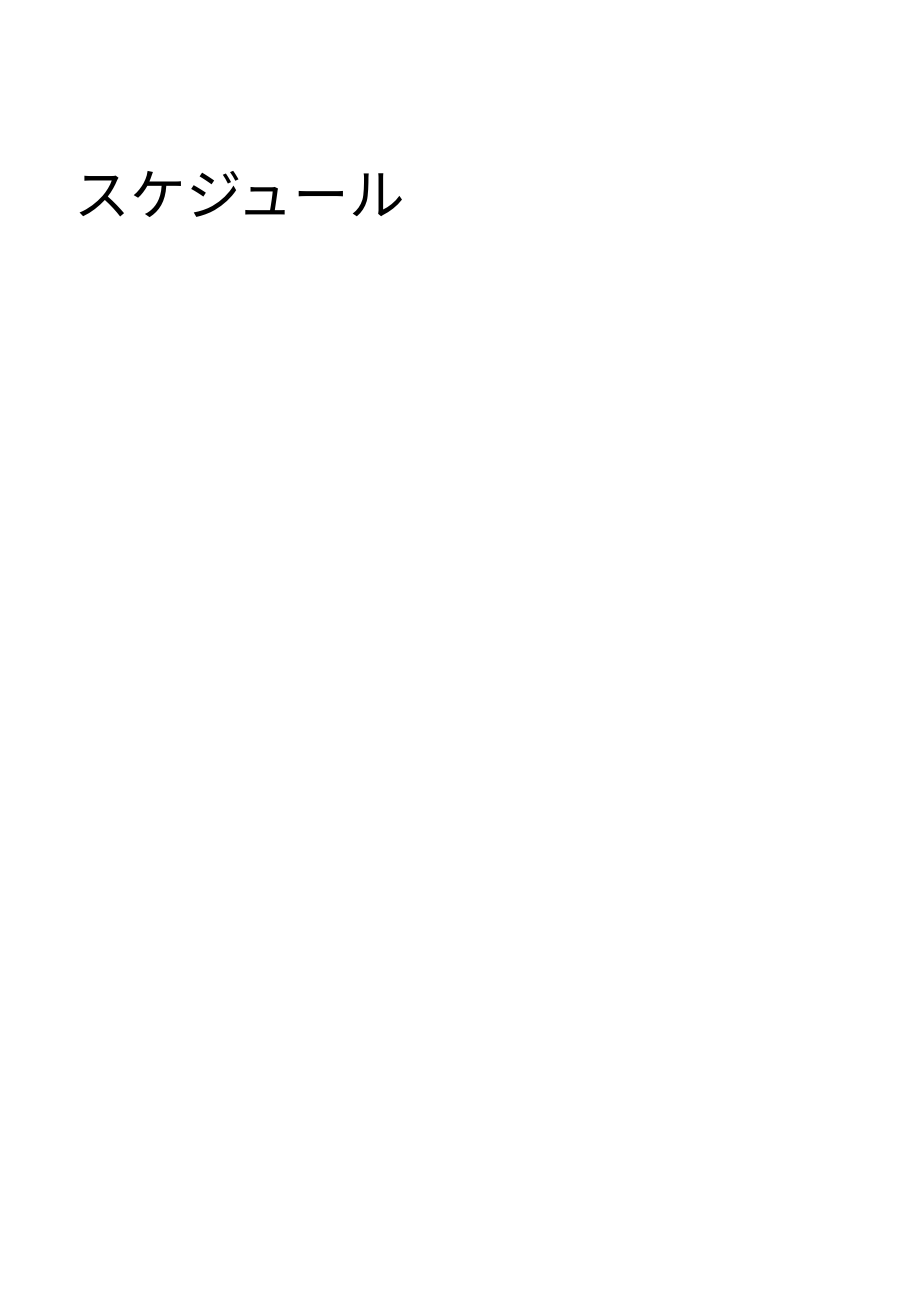
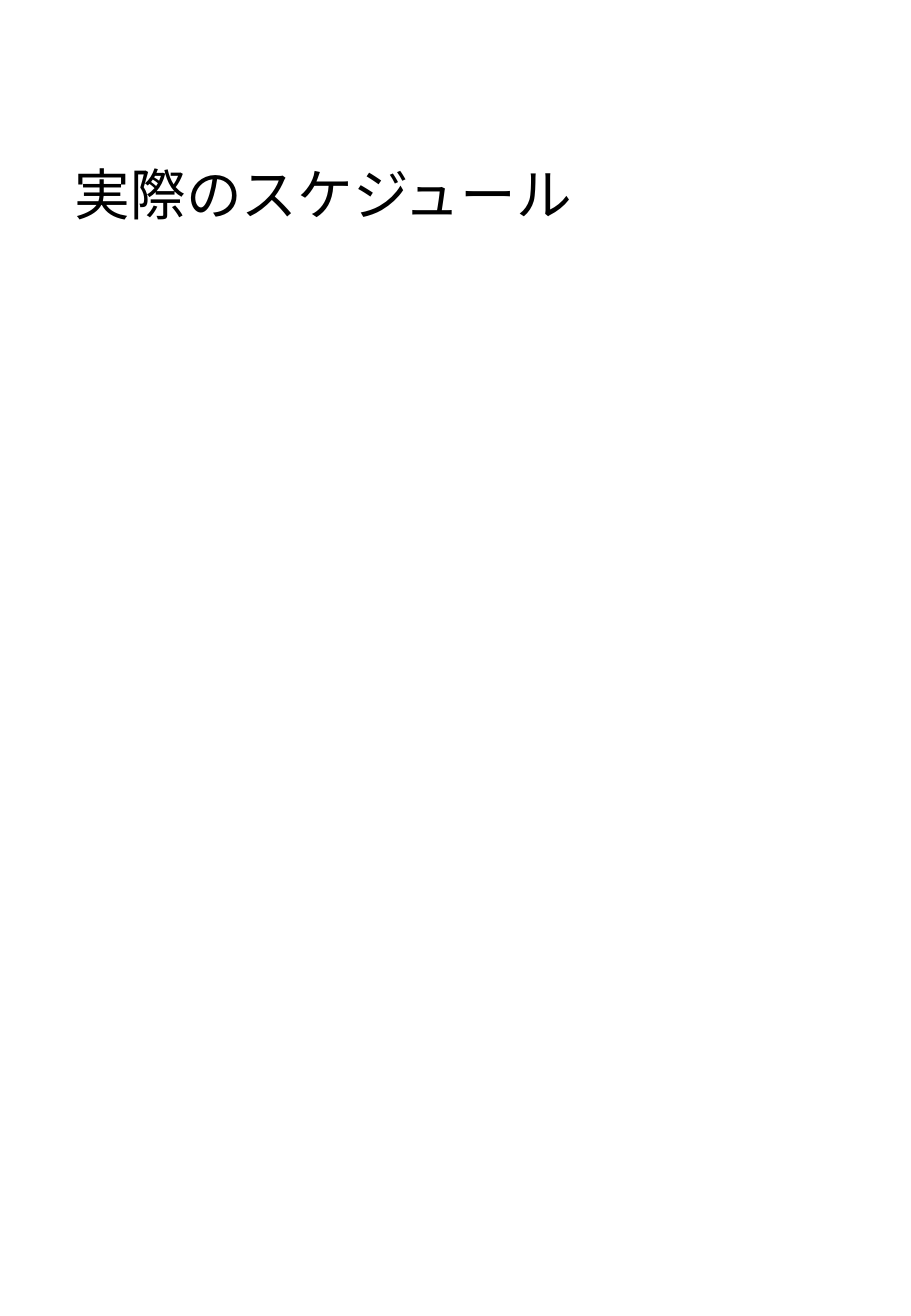
Before and after one commit to TomoyaKanazaki/Graduation, a slide deck: slide 9 of 99_pranning/卒プレアーカイブ.pptx (slide 8 before the commit). Drawn at 911x1316 pixels with LibreOffice and Linux fonts; fonts in the diff are those of the drawing. Boxes give left, top, right and bottom in pixels: in the first picture for what was removed or moved away, otherwise in the second. Text is boxed around its words. In the diff, an @@ line names an element or a change of style, - is before the commit and + after.

```diff
--- a/99_pranning/卒プレアーカイブ.pptx
+++ b/99_pranning/卒プレアーカイブ.pptx
@@ title at (75, 168, 572, 220): text changed @@
-スケジュール
+実際のスケジュール
```
Also in this commit, not shown: 2 other slides changed, 2 slides added, 1 slide removed.
